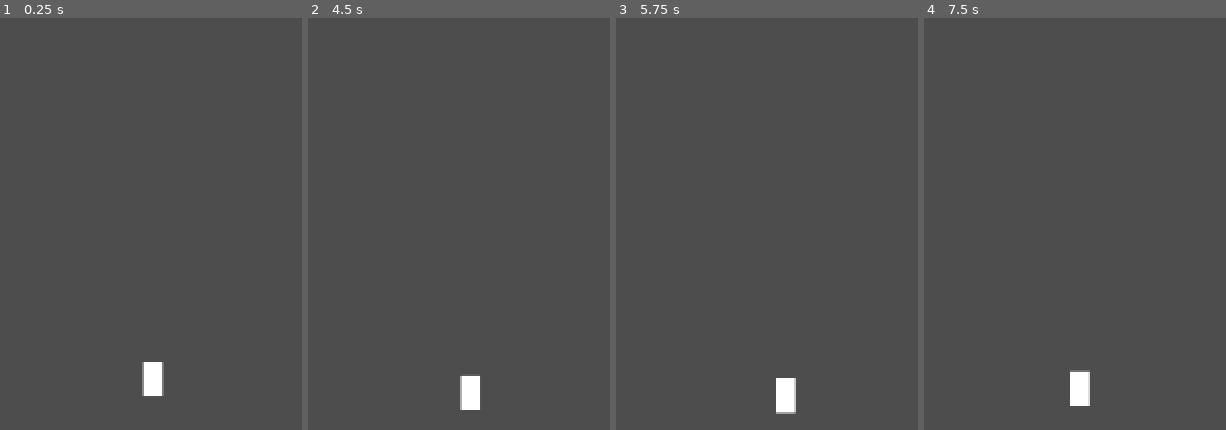
Above: before the commit, frames 1-4 (left to right).
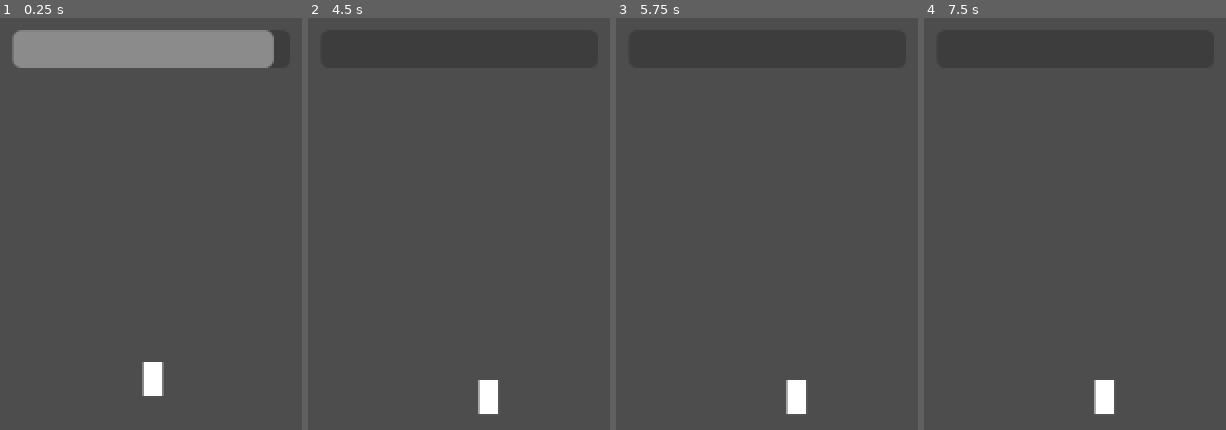
Above: after the commit, the same moments.

Repository: kmazurek/hyper-small-tattooist
Game: Godot game, scene res://scenes/drawing_test.tscn
Two runs of this game, one before a commit and one after it. Both use one fixed random seed, a clock stepped at 60 frames per second and the inputs below.
Inputs (mouse positions are in pixels of both pictures, inside the frame that each line leads up to):
- Up to frame 1 (0.25 s): no input
- Up to frame 2 (4.5 s): move the mouse to (outside the picture) at 0.52 s; click (outside the picture) at 0.67 s; tap Enter at 1.25, 4.25 s; move the mouse to (outside the picture) at 1.27 s; click (outside the picture) at 1.42 s; move the mouse to (outside the picture) at 2.02 s; click (outside the picture) at 2.17 s; tap Space at 2.75 s; move the mouse to (outside the picture) at 2.77 s; click (outside the picture) at 2.92 s; move the mouse to (outside the picture) at 3.52 s; click (outside the picture) at 3.67 s; move the mouse to (outside the picture) at 4.27 s; click (outside the picture) at 4.42 s
- Up to frame 3 (5.75 s): tap Space at 5 s; move the mouse to (outside the picture) at 5.02 s; click (outside the picture) at 5.17 s
- Up to frame 4 (7.5 s): tap Enter at 5.75 s; move the mouse to (outside the picture) at 5.77 s; click (outside the picture) at 5.92 s; tap Space at 6.5 s; move the mouse to (outside the picture) at 6.52 s; click (outside the picture) at 6.67 s; move the mouse to (outside the picture) at 7.27 s; click (outside the picture) at 7.42 s

The runs differ from the first frame. In frame 1, 7.9% of the frame differs, in the area x 3-91%, y 2-13%; in frame 2, 1.0%; in frame 3, 0.7%; in frame 4, 1.1%.
Error after the commit: Cannot call method 'add_point' on a null value. (res://scripts/components/drawing.gd:25)

Commit message:
time outing

Diff:
--- a/scenes/drawing_test.tscn
+++ b/scenes/drawing_test.tscn
@@ -1,8 +1,23 @@
-[gd_scene load_steps=2 format=3 uid="uid://7vpa2j7c454g"]
+[gd_scene load_steps=3 format=3 uid="uid://7vpa2j7c454g"]
 
 [ext_resource type="PackedScene" uid="uid://dgciynjjiu4er" path="res://scenes/characters/character.tscn" id="1_gv0l8"]
+[ext_resource type="Script" path="res://scripts/components/time_manager.gd" id="2_sjpsd"]
 
 [node name="DrawingTest" type="Node2D"]
 
 [node name="Character" parent="." instance=ExtResource("1_gv0l8")]
 position = Vector2(550, 286)
+
+[node name="TimeLeft" type="ProgressBar" parent="."]
+custom_minimum_size = Vector2(200, 0)
+offset_left = 449.0
+offset_top = 22.0
+offset_right = 649.0
+offset_bottom = 49.0
+pivot_offset = Vector2(100, 0)
+max_value = 5.0
+value = 5.0
+show_percentage = false
+script = ExtResource("2_sjpsd")
+
+[connection signal="time_out" from="TimeLeft" to="Character" method="_on_time_left_time_out"]
--- a/scripts/characters/character.gd
+++ b/scripts/characters/character.gd
@@ -4,7 +4,6 @@
 
 var is_walking: bool = false
 var current_button_index = -1
-
 
 func _input(event: InputEvent) -> void:
 	if event is InputEventMouseButton:
@@ -31,3 +30,11 @@
 		velocity = mouse_position - position
 		velocity = velocity.normalized() * clampf(velocity.length(), 0, max_velocity)
 		move_and_slide()
+
+
+func _on_time_left_time_out() -> void:
+	is_walking = false
+	$Drawer.stop_drawing(position)
+	set_process(false)
+	set_process_input(false)
+	current_button_index = -1
--- /dev/null
+++ b/scripts/components/time_manager.gd
@@ -0,0 +1,15 @@
+extends ProgressBar
+
+signal time_out
+
+func _ready() -> void:
+	reset()
+
+func _process(delta: float) -> void:
+	value = value - delta
+
+	if value <= 0:
+		time_out.emit()
+
+func reset():
+	value = max_value
